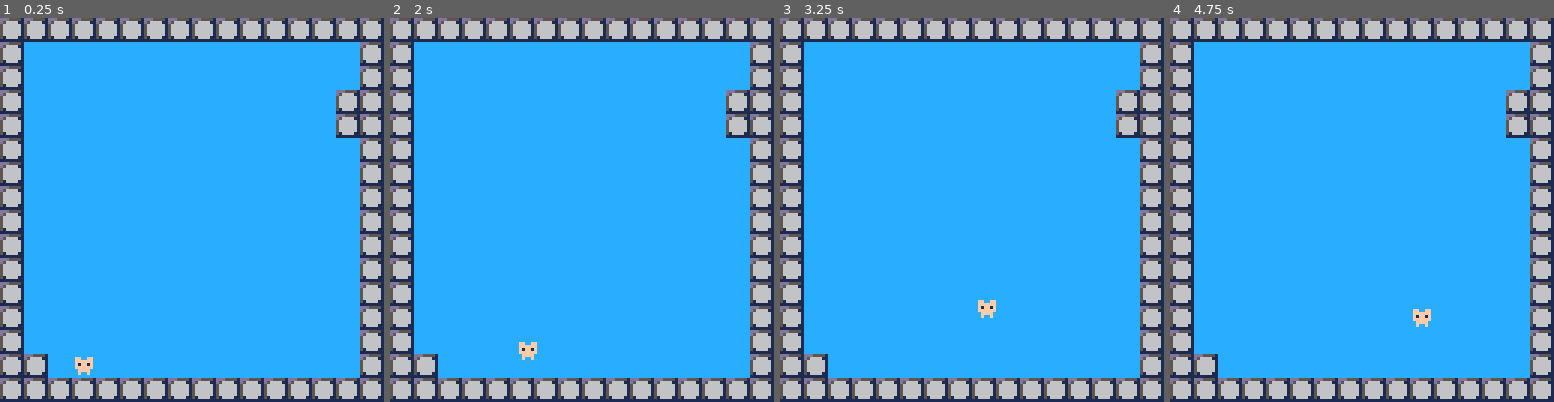
Above: before the commit, frames 1-4 (left to right).
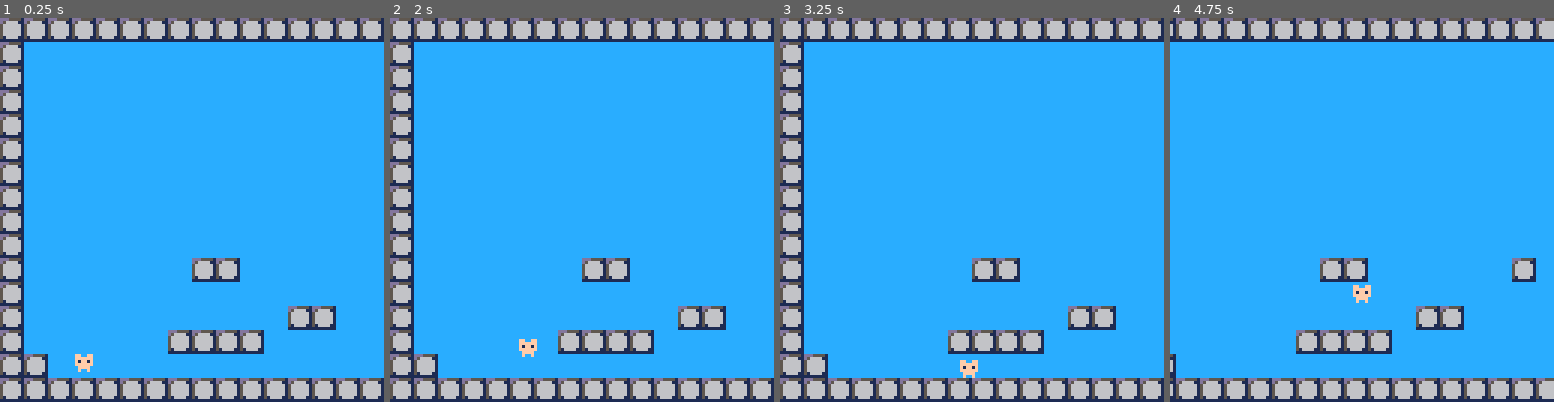
Above: after the commit, the same moments.

Repository: vamolessa/fail-faster
Game: PICO-8 cartridge 60-seconds.p8
The game is run twice, just before and just after one commit, with the same random seed, the same clock (stepped at 60 frames per second) and the same inputs.
Inputs:
- Up to frame 1 (0.25 s): no input
- Up to frame 2 (2 s): tap X (X key) at 0.33, 1.07, 1.85 s; tap O (Z key) at 0.7, 1.7 s; hold Right from 1.6 s (still down)
- Up to frame 3 (3.25 s): release Right at 2.1 s; tap O (Z key) at 2.1, 2.5, 2.9 s; hold Right 2.47-3.03 s; tap X (X key) at 2.97 s; hold Left from 3.08 s (still down)
- Up to frame 4 (4.75 s): tap O (Z key) every 0.4 s from 3.3 to 4.5 s; release Left at 3.58 s; hold Right 4.02-4.68 s; tap X (X key) at 4.08 s

The runs differ from the first frame. In frame 1, 9.5% of the frame differs, in the area x 19-100%, y 6-94%; in frame 2, 9.5%; in frame 3, 9.7%; in frame 4, 22%, in the area x 0-100%, y 0-100%.

Commit message:
aaee poar

Diff:
--- a/60-seconds.p8
+++ b/60-seconds.p8
@@ -9,8 +9,13 @@
 initial_map=1
 map_count=1
 next_map_time=20
-
--- camera shake
+map_w=32
+map_h=16
+
+-- camera
+cam_x=0
+cam_y=0
+
 shake_force=7
 shake_time=4
 
@@ -69,7 +74,7 @@
 		return
 	end
 
-	update_shake()
+	update_camera(player)
 
 	draw_map(1)
 	draw_player(player)
@@ -103,6 +108,10 @@
 
 function reset_player(p,l)
 	reset_rigidbody(p)
+	p.ox=1
+	p.w-=2
+	p.oy=2
+	p.h-=2
 
 	p.x=cur_map.player.x
 	p.y=cur_map.player.y-4
@@ -123,16 +132,13 @@
 		p.death_anim-=1
 		return
 	end
-
-	local x=round(p.x)
-	local y=round(p.y)
 
 	local idx=1
 	--if p.vx~=0 and p.grounded then
 	--	idx+=flr(time()*4)%4
 	--end
 
-	spr(player_anim[idx],x,y,1,1,p.flip)
+	spr(player_anim[idx],p.x,p.y,1,1,p.flip)
 
 	if debug_colliders!=nil then
 		draw_collider(p,8)
@@ -292,11 +298,11 @@
 		local f=fget(m)
 		local solid=band(f,c_mask)!=0x0
 
-		if mx<0 or mx>15 then
+		if mx<0 or mx>=map_w then
 			solid=true
 			f=f_solid
 			m=-1
-		elseif my<0 or my>15 then
+		elseif my<0 or my>=map_h then
 			solid=false
 		end
 
@@ -493,8 +499,8 @@
 
 	local oi,oj=map_offset(l,0,0)
 
-	for i=0,16 do
-		for j=0,16 do
+	for i=0,map_w do
+		for j=0,map_h do
 			local x=oi+i
 			local y=oj+j
 			local mi=mget(x,y)
@@ -511,12 +517,12 @@
 end
 
 function map_offset(l,i,j)
-	return i+l*16,j
+	return i+l*map_w,j
 end
 
 function draw_map(l)
 	local i,j=map_offset(l,0,0)
-	map(i,j,0,0,16,16)
+	map(i,j,0,0,map_w,map_h)
 end
 
 ---------------- camera
@@ -525,9 +531,19 @@
 	shake_timer=shake_time
 end
 
+function update_camera(p)
+	cam_x=p.x-map_w*2+4
+	cam_y=0
+
+	cam_x=min(max(cam_x,0),128)
+
+	camera(cam_x,cam_y)
+	update_shake()
+end
+
 function update_shake()
 	if shake_timer==1 then
-		camera()
+		camera(cam_x,cam_y)
 	end
 
 	shake_timer-=1
@@ -535,7 +551,7 @@
 		local f=shake_force
 		local x=rnd(f)-f/2
 		local y=rnd(f)-f/2
-		camera(flr(x),flr(y))
+		camera(cam_x+flr(x),cam_y+flr(y))
 	end
 end
 
@@ -646,19 +662,19 @@
 0000000000000000000000000000000000000000000000000000000000000000000000000000000000000000000000000000000000000000000000000000000001000000000000000000000000000000000000000000000000000000000000000000000000000000000000000000000000000000000000000000000000000000
 0000000000000000000000000000000000000000000000000000000000000000000000000000000000000000000000000000000000000000000000000000000000000000000000000000000000000000000000000000000000000000000000000000000000000000000000000000000000000000000000000000000000000000
 __map__
-0000000000000000000000000000000040404040404040404040404040404040000000000000000000000000000000000000000000000000000000000000000000000000000000000000000000000000000000000000000000000000000000000000000000000000000000000000000000000000000000000000000000000000
-0000000000000000000000000000000040000000000000000000000000000040000000000000000000000000000000000000000000000000000000000000000000000000000000000000000000000000000000000000000000000000000000000000000000000000000000000000000000000000000000000000000000000000
-0000000000000000000000000000000040000000000000000000000000000040000000000000000000000000000000000000000000000000000000000000000000000000000000000000000000000000000000000000000000000000000000000000000000000000000000000000000000000000000000000000000000000000
-0000000000000000000000000000000040000000000000000000000000004040000000000000000000000000000000000000000000000000000000000000000000000000000000000000000000000000000000000000000000000000000000000000000000000000000000000000000000000000000000000000000000000000
-0000000000000000000000000000000040000000000000000000000000004040000000000000000000000000000000000000000000000000000000000000000000000000000000000000000000000000000000000000000000000000000000000000000000000000000000000000000000000000000000000000000000000000
-0000000000000000000000000000000040000000000000000000000000000040000000000000000000000000000000000000000000000000000000000000000000000000000000000000000000000000000000000000000000000000000000000000000000000000000000000000000000000000000000000000000000000000
-0000000000000000000000000000000040000000000000000000000000000040000000000000000000000000000000000000000000000000000000000000000000000000000000000000000000000000000000000000000000000000000000000000000000000000000000000000000000000000000000000000000000000000
-0000000000000000000000000000000040000000000000000000000000000040000000000000000000000000000000000000000000000000000000000000000000000000000000000000000000000000000000000000000000000000000000000000000000000000000000000000000000000000000000000000000000000000
-0000000000000000000000000000000040000000000000000000000000000040000000000000000000000000000000000000000000000000000000000000000000000000000000000000000000000000000000000000000000000000000000000000000000000000000000000000000000000000000000000000000000000000
-0000000000000000000000000000000040000000000000000000000000000040000000000000000000000000000000000000000000000000000000000000000000000000000000000000000000000000000000000000000000000000000000000000000000000000000000000000000000000000000000000000000000000000
-0000000000000000000000000000000040000000000000000000000000000040000000000000000000000000000000000000000000000000000000000000000000000000000000000000000000000000000000000000000000000000000000000000000000000000000000000000000000000000000000000000000000000000
-0000000000000000000000000000000040000000000000000000000000000040000000000000000000000000000000000000000000000000000000000000000000000000000000000000000000000000000000000000000000000000000000000000000000000000000000000000000000000000000000000000000000000000
-0000000000000000000000000000000040000000000000000000000000000040000000000000000000000000000000000000000000000000000000000000000000000000000000000000000000000000000000000000000000000000000000000000000000000000000000000000000000000000000000000000000000000000
-0000000000000000000000000000000040000001000000000000000000000040000000000000000000000000000000000000000000000000000000000000000000000000000000000000000000000000000000000000000000000000000000000000000000000000000000000000000000000000000000000000000000000000
-0000000000000000000000000000000040400000000000000000000000000040000000000000000000000000000000000000000000000000000000000000000000000000000000000000000000000000000000000000000000000000000000000000000000000000000000000000000000000000000000000000000000000000
-0000000000000000000000000000000040404040404040404040404040404040000000000000000000000000000000000000000000000000000000000000000000000000000000000000000000000000000000000000000000000000000000000000000000000000000000000000000000000000000000000000000000000000
+0000000000000000000000000000000000000000000000000000000000000000404040404040404040404040404040404040404040404040404040404040404000000000000000000000000000000000000000000000000000000000000000000000000000000000000000000000000000000000000000000000000000000000
+0000000000000000000000000000000000000000000000000000000000000000400000000000000000000000000000000000000000000000000000000000004000000000000000000000000000000000000000000000000000000000000000000000000000000000000000000000000000000000000000000000000000000000
+0000000000000000000000000000000000000000000000000000000000000000400000000000000000000000000000000000000000000000000000000000004000000000000000000000000000000000000000000000000000000000000000000000000000000000000000000000000000000000000000000000000000000000
+0000000000000000000000000000000000000000000000000000000000000000400000000000000000000000000000000000000000000000000000000000404000000000000000000000000000000000000000000000000000000000000000000000000000000000000000000000000000000000000000000000000000000000
+0000000000000000000000000000000000000000000000000000000000000000400000000000000000000000000000000000000000000000000000000000404000000000000000000000000000000000000000000000000000000000000000000000000000000000000000000000000000000000000000000000000000000000
+0000000000000000000000000000000000000000000000000000000000000000400000000000000000000000000000000000000000000000000000000000004000000000000000000000000000000000000000000000000000000000000000000000000000000000000000000000000000000000000000000000000000000000
+0000000000000000000000000000000000000000000000000000000000000000400000000000000000000000000000000000000000000000000000000000004000000000000000000000000000000000000000000000000000000000000000000000000000000000000000000000000000000000000000000000000000000000
+0000000000000000000000000000000000000000000000000000000000000000400000000000000000000000000000000000000000000000000000000000404000000000000000000000000000000000000000000000000000000000000000000000000000000000000000000000000000000000000000000000000000000000
+0000000000000000000000000000000000000000000000000000000000000000400000000000000000000000000000000000000000000000000000000040404000000000000000000000000000000000000000000000000000000000000000000000000000000000000000000000000000000000000000000000000000000000
+0000000000000000000000000000000000000000000000000000000000000000400000000000000000000000000000000000400000000000000000000000004000000000000000000000000000000000000000000000000000000000000000000000000000000000000000000000000000000000000000000000000000000000
+0000000000000000000000000000000000000000000000000000000000000000400000000000000040400000000000004000000000000000000040400000004000000000000000000000000000000000000000000000000000000000000000000000000000000000000000000000000000000000000000000000000000000000
+0000000000000000000000000000000000000000000000000000000000000000400000000000000000000000000000000000000000000000000000000000004000000000000000000000000000000000000000000000000000000000000000000000000000000000000000000000000000000000000000000000000000000000
+0000000000000000000000000000000000000000000000000000000000000000400000000000000000000000404000000000000000000040400000000000004000000000000000000000000000000000000000000000000000000000000000000000000000000000000000000000000000000000000000000000000000000000
+0000000000000000000000000000000000000000000000000000000000000000400000010000004040404000000000000000000000000000000000000000004000000000000000000000000000000000000000000000000000000000000000000000000000000000000000000000000000000000000000000000000000000000
+0000000000000000000000000000000000000000000000000000000000000000404000000000000000000000000000000000000000000000000000000000004000000000000000000000000000000000000000000000000000000000000000000000000000000000000000000000000000000000000000000000000000000000
+0000000000000000000000000000000000000000000000000000000000000000404040404040404040404040404040404040404040404040404040404040404000000000000000000000000000000000000000000000000000000000000000000000000000000000000000000000000000000000000000000000000000000000
